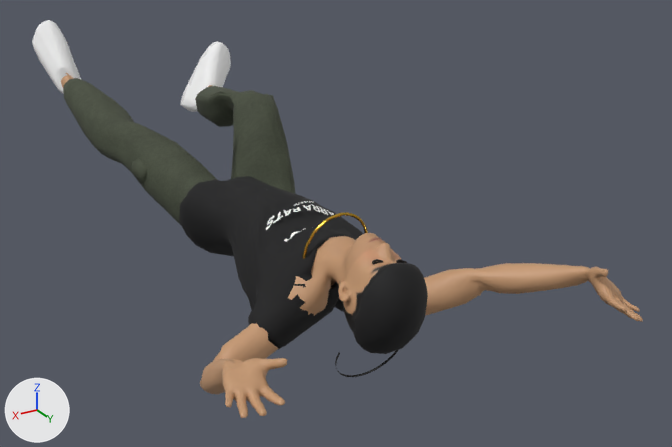
Two versions of the glTF model characters/exports/street_kai.glb, one commit apart.
Before and after are seen from a camera (50 mm lens) standing at (1.04, 2.74, 1.14) and looking at (-0.17, 0.71, 0.13). Lighting does not change. The marker at lower left points along +X, +Y and +Z. The first picture is the older version. Both versions are drawn at frame 29 of the action 'die'; the numbers are the values there. Vertices at exactly the same position are counted once.

The first picture shows 'cap.001', 'cargo_pants.001', 'hair.001', 'sneaker_l.001', 'sneaker_r.001', 'street_kai_body_dressed', 'tee.001', 'tee_print.001' and 4 more.
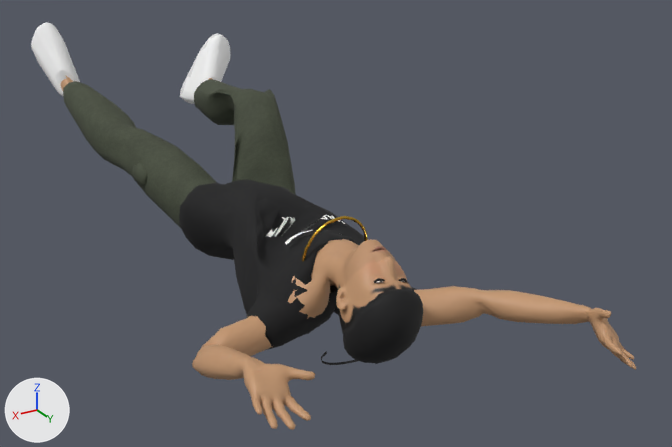
Pixel boxes [x1, y1, x2, y2] of what changed, in the pictures (672 x 447 px; the box of a moved part takes in the faces that stretch with it):
'street_kai_body_dressed', reshaped
    before: [61, 73, 643, 418]
    after: [61, 75, 636, 430]
'tee.001', reshaped
    before: [179, 176, 363, 349]
    after: [179, 180, 417, 350]
'cargo_pants.001', reshaped
    before: [63, 78, 295, 225]
    after: [63, 79, 296, 228]
'cap.001', reshaped (17% shorter)
    before: [352, 263, 428, 354]
    after: [343, 289, 423, 364]
'sneaker_r.001', reshaped
    before: [181, 42, 231, 112]
    after: [180, 34, 230, 104]
'hair.001', reshaped (mostly hidden)
    before: [342, 293, 362, 332]
    after: [339, 306, 364, 335]
part 5 of me_street_kai_body_015, moved or reshaped
    before: [424, 263, 643, 322]
    after: [414, 286, 636, 370]
part 6 of me_street_kai_body_015, moved or reshaped (mostly hidden)
    before: [61, 73, 73, 87]
    after: [61, 75, 73, 91]
part 7 of me_street_kai_body_015, moved or reshaped
    before: [200, 233, 401, 418]
    after: [192, 239, 412, 430]
part 9 of me_grid_001, moved or reshaped
    before: [266, 201, 334, 242]
    after: [266, 215, 345, 245]

The change, as a list of edits to the scene's bpy script:
```text
Change me_street_kai_body_014:
    remove me_street_kai_body_014.from_pydata(...)  # 202 vertices, 400 faces; spans x -0.085..0.09, y 1.197..1.312, z 0.043..0.267
    add me_street_kai_body_014.from_pydata(...)  # 202 vertices, 400 faces; spans x -0.074..0.1, y 1.154..1.311, z 0.01..0.216
    me_street_kai_body_014 part 1: the whole mesh is multiplied about its middle by the matrix ((0.996, 0.082, 0.024), (-0.085, 0.941, 0.328), (0.004, -0.329, 0.944)), then moved by (0.011, -0.012, -0.048)
Change me_street_kai_body_012:
    remove me_street_kai_body_012.from_pydata(...)  # 998 vertices, 2000 faces; spans x -0.245..0.295, y -0.245..0.558, z -0.006..0.396
    add me_street_kai_body_012.from_pydata(...)  # 998 vertices, 2000 faces; spans x -0.251..0.296, y -0.249..0.558, z -0.015..0.4
    me_street_kai_body_012 part 2: 998 of 998 vertices moved; they spanned x -0.245..0.295, y -0.245..0.558, z -0.006..0.396 and now span x -0.251..0.296, y -0.249..0.558, z -0.015..0.4; mean shift (-0.001, -0.001, -0.007)
Change me_street_kai_body_009:
    remove me_street_kai_body_009.from_pydata(...)  # 902 vertices, 1800 faces; spans x -0.07..0.081, y 1.096..1.304, z 0.051..0.245
    add me_street_kai_body_009.from_pydata(...)  # 902 vertices, 1800 faces; spans x -0.063..0.09, y 1.087..1.305, z 0.016..0.193
    me_street_kai_body_009 part 3: 902 of 902 vertices moved; they spanned x -0.07..0.081, y 1.096..1.304, z 0.051..0.245 and now span x -0.063..0.09, y 1.087..1.305, z 0.016..0.193; mean shift (0.008, -0.013, -0.037)
Change me_sneaker_003:
    remove me_sneaker_003.from_pydata(...)  # 352 vertices, 700 faces; spans x -0.309..-0.113, y -0.262..-0.11, z 0.223..0.441
    add me_sneaker_003.from_pydata(...)  # 352 vertices, 700 faces; spans x -0.309..-0.112, y -0.262..-0.11, z 0.251..0.469
    me_sneaker_003 part 4: the whole mesh is multiplied about its middle by the matrix ((1.0, -0.008, -0.006), (0.008, 1.0, 0.025), (0.006, -0.025, 1.0)), then moved by (0.0, 0.001, 0.027)
Change me_street_kai_body_015:
    remove me_street_kai_body_015.from_pydata(...)  # 2992 vertices, 5816 faces; spans x -0.52..0.46, y -0.26..1.52, z -0.05..0.41
    add me_street_kai_body_015.from_pydata(...)  # 2992 vertices, 5816 faces; spans x -0.5..0.41, y -0.26..1.54, z -0.01..0.4
    me_street_kai_body_015 part 5: the loose piece of 720 vertices spanning x -0.52..-0.15, y 1.04..1.52, z 0.0..0.23 is multiplied about its middle by the matrix ((0.984, 0.065, -0.166), (-0.054, 0.996, 0.068), (0.17, -0.058, 0.984)), then moved by (0.01, 0.01, -0.06)
    me_street_kai_body_015 part 6: the loose piece of 44 vertices spanning x 0.21..0.29, y -0.26..-0.18, z 0.3..0.41 is moved by (0.0, 0.0, -0.01)
    me_street_kai_body_015 part 7: 2184 of 2992 vertices moved; they spanned x -0.12..0.46, y 0.95..1.41, z -0.05..0.28 and now span x -0.12..0.41, y 0.95..1.43, z -0.01..0.27; mean shift (-0.01, 0.01, -0.02); largest move (0.36, 1.4, 0.13) -> (0.3, 1.41, 0.08)
    other edits to the shape of me_street_kai_body_015 do not show in these pictures
Change me_street_kai_body_011:
    remove me_street_kai_body_011.from_pydata(...)  # 1096 vertices, 2200 faces; spans x -0.201..0.227, y 0.401..1.112, z -0.024..0.246
    add me_street_kai_body_011.from_pydata(...)  # 1096 vertices, 2200 faces; spans x -0.199..0.232, y 0.401..1.116, z -0.028..0.239
    me_street_kai_body_011 part 8: 1096 of 1096 vertices moved; they spanned x -0.201..0.227, y 0.401..1.112, z -0.024..0.246 and now span x -0.199..0.232, y 0.401..1.116, z -0.028..0.239; mean shift (0.004, 0.0, -0.01)
Change me_grid_001:
    remove me_grid_001.from_pydata(...)  # 121 vertices, 200 faces; spans x -0.124..0.131, y 0.778..0.974, z 0.167..0.256
    add me_grid_001.from_pydata(...)  # 121 vertices, 200 faces; spans x -0.128..0.172, y 0.764..0.978, z 0.102..0.232
    me_grid_001 part 9: 121 of 121 vertices moved; they spanned x -0.124..0.131, y 0.778..0.974, z 0.167..0.256 and now span x -0.128..0.172, y 0.764..0.978, z 0.102..0.232; mean shift (0.03, -0.005, -0.04)
```
